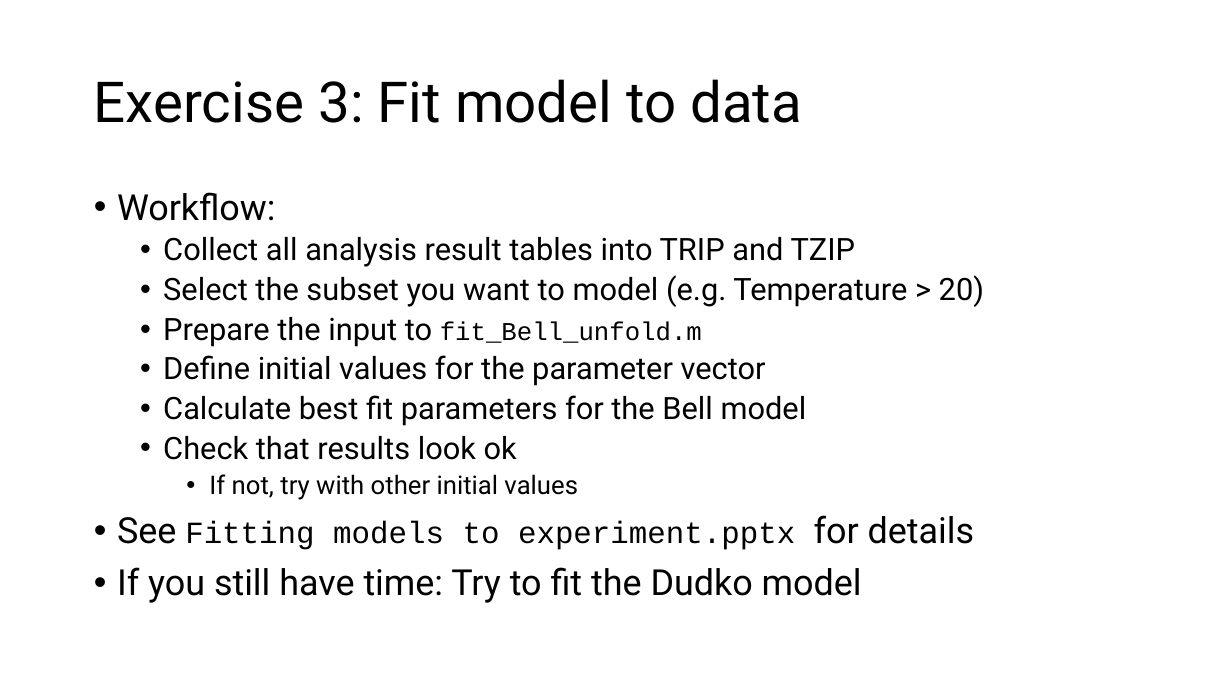
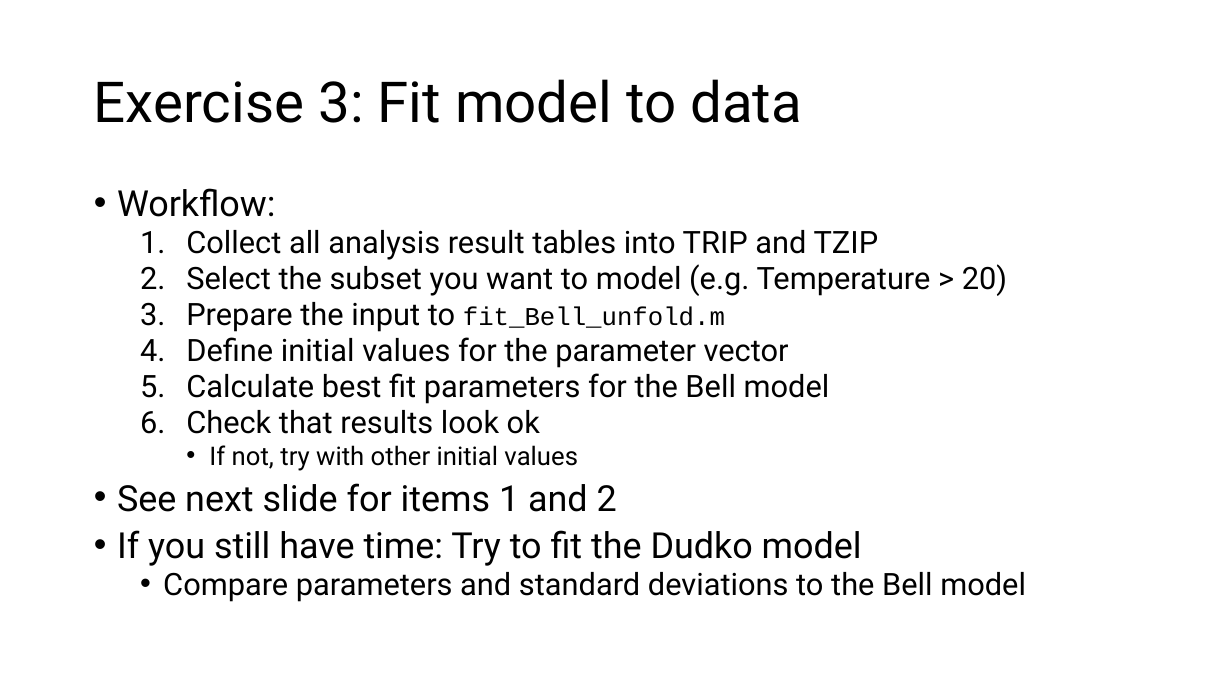
Before and after one commit to are-mj/OpticalTweezers, a slide deck: slide 17 of Summer school 2024/Exercises.pptx (slide 16 before the commit). Drawn at 1232x693 pixels with LibreOffice and Linux fonts; fonts in the diff are those of the drawing. Boxes give left, top, right and bottom in pixels: in the first picture for what was removed or moved away, otherwise in the second. Text is boxed around its words. In the diff, an @@ line names an element or a change of style, - is before the commit and + after.

```diff
--- a/Summer school 2024/Exercises.pptx
+++ b/Summer school 2024/Exercises.pptx
@@ text at box(117, 188, 1007, 566): line spacing 0.9 to 0.8; bullet • to 1. @@
@@ text at box(117, 483, 617, 512): text changed; size 24 to 28 pt; font Courier New to Roboto @@
-• See Fitting models to experiment.pptx for details
+• See next slide for items 1 and 2
@@ text at box(163, 572, 1026, 602): paragraph added @@
+  • Compare parameters and standard deviations to the Bell model
```
Also in this commit, not shown: 3 other slides changed, 2 slides added.
